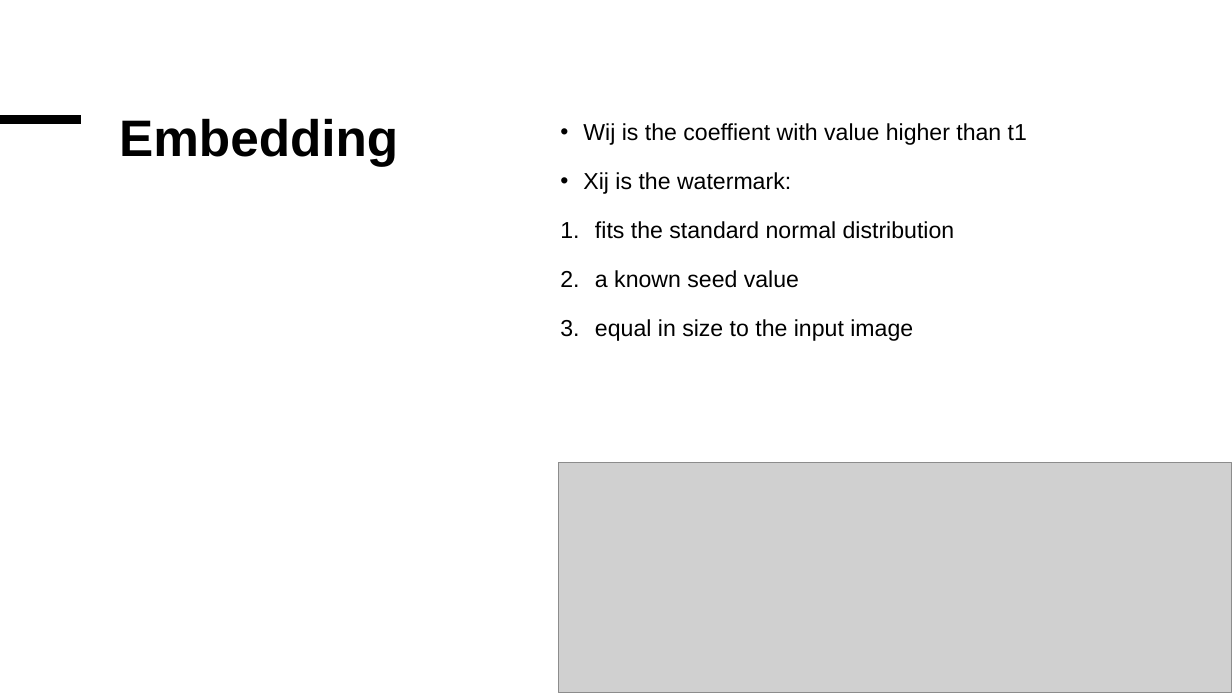
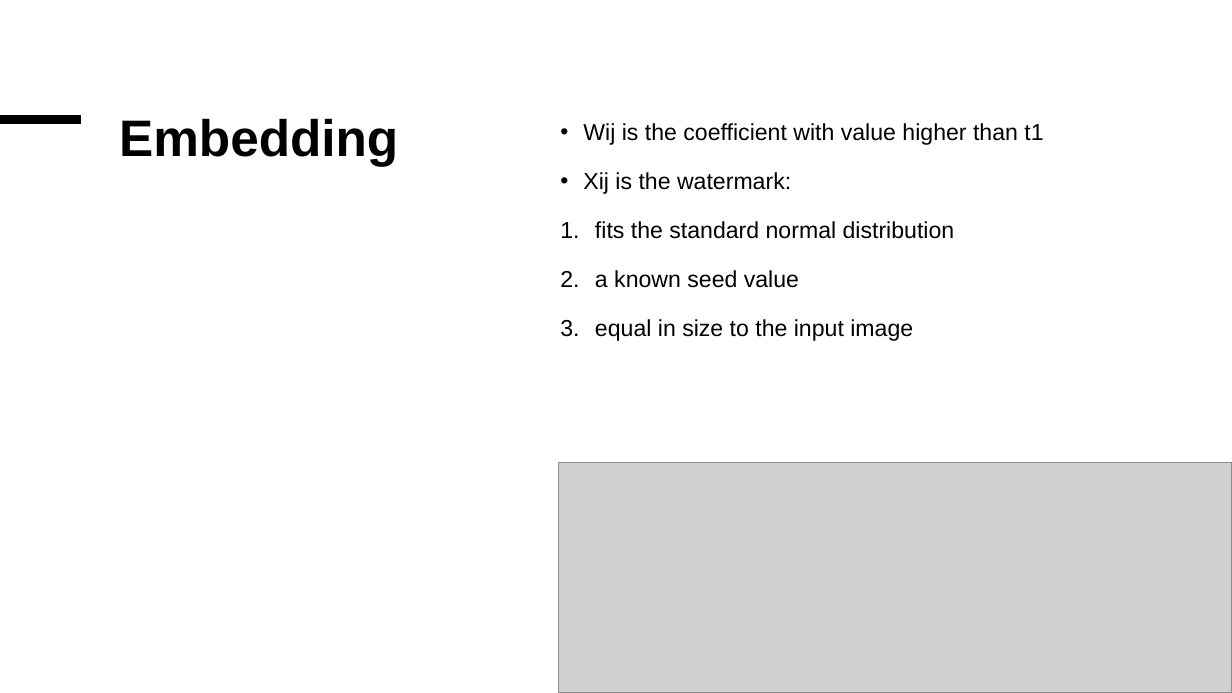
Before and after one commit to RiverUp/The-Robustness-of-Watermark-Embeddedness-Based-on-Different-Transformations-with-Different-Algorithm, a slide deck: slide 22 of report/The Robustness of Watermark Embeddedness Based on Different Transformations with Different Algorithms into Different Fre.pptx. Drawn at 1232x693 pixels with LibreOffice and Linux fonts; fonts in the diff are those of the drawing; grey boxes stand for pictures. Boxes give left, top, right and bottom in pixels: in the first picture for what was removed or moved away, otherwise in the second. Text is boxed around its words. In the diff, an @@ line names an element or a change of style, - is before the commit and + after.

```diff
--- a/report/The Robustness of Watermark Embeddedness Based on Different Transformations with Different Algorithms into Different Fre.pptx
+++ b/report/The Robustness of Watermark Embeddedness Based on Different Transformations with Different Algorithms into Different Fre.pptx
@@ text at <box>583,123,1043,145</box>: text changed @@
-• Wij is the coeffient with value higher than t1
+• Wij is the coefficient with value higher than t1
```
Also in this commit, not shown: 4 other slides changed, 1 slide added, 1 slide removed, 1 other file.
